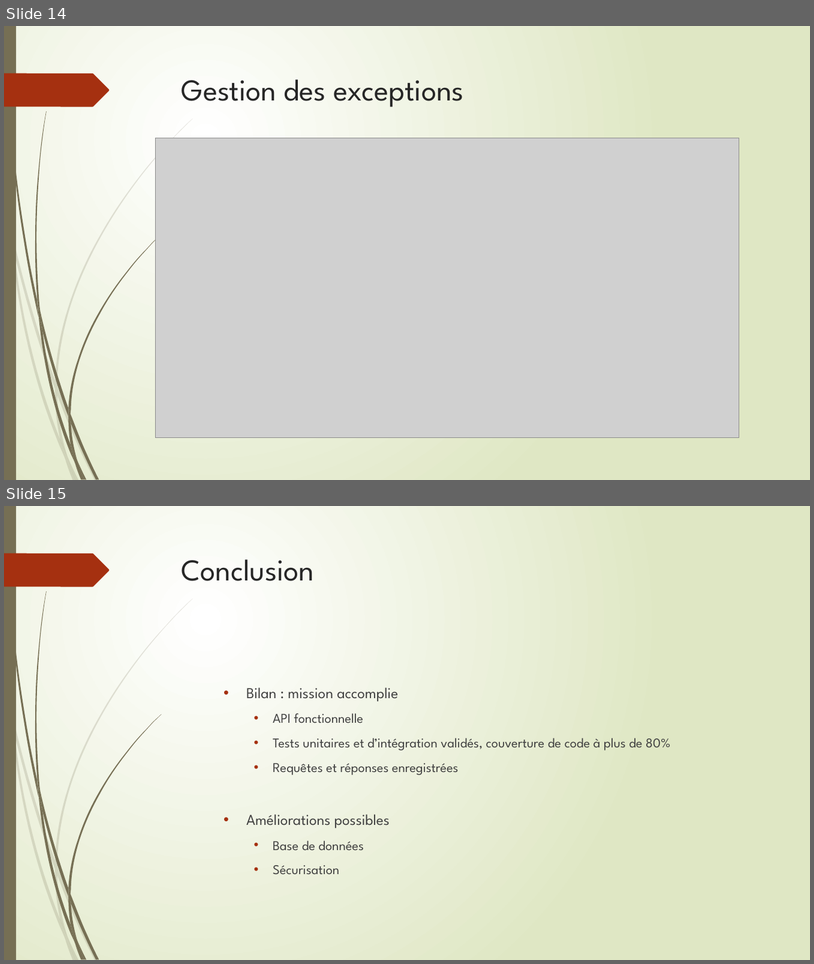
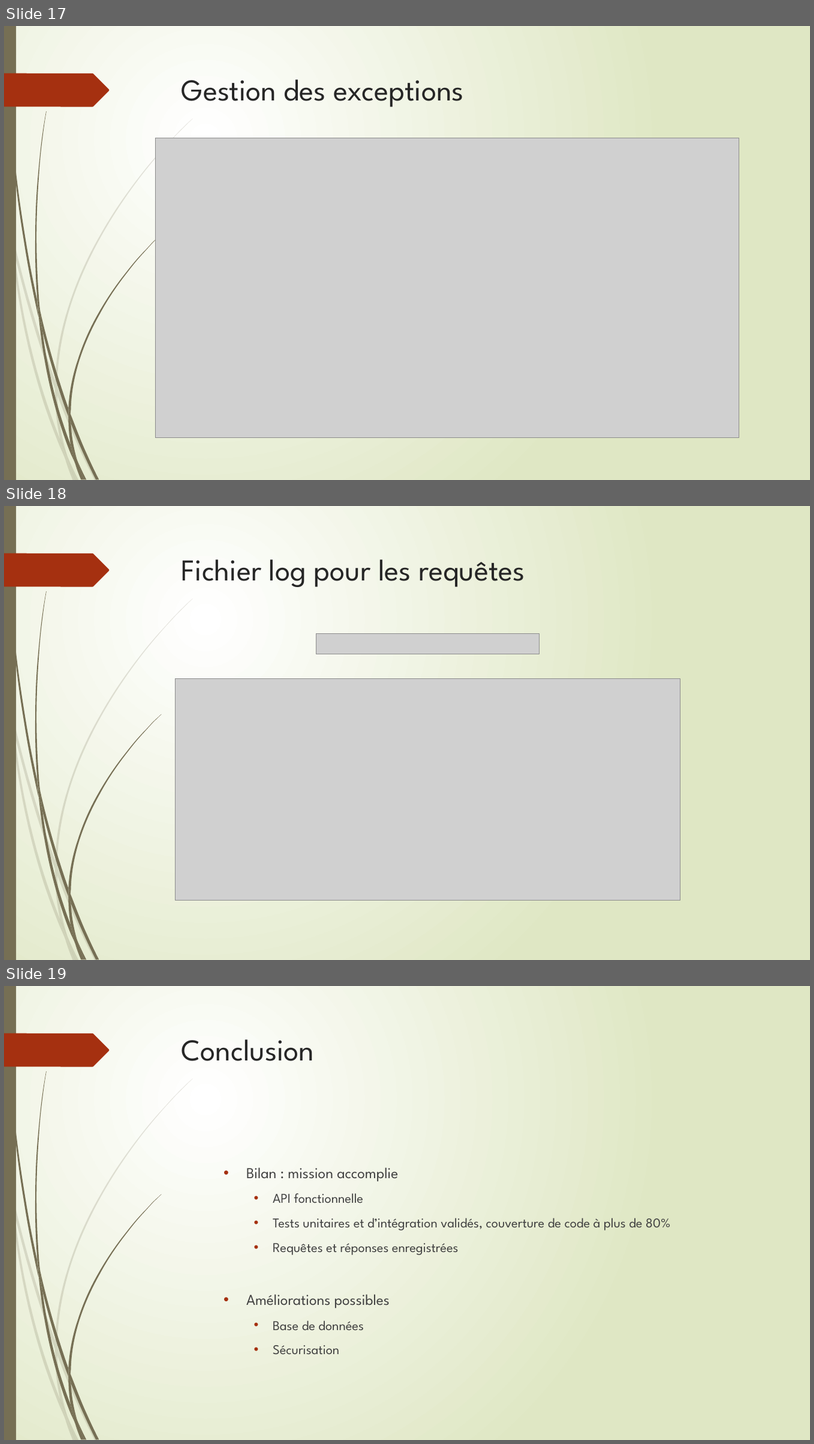
Before and after one commit to GuillBuj/SafetyNetAlerts, a slide deck: captures doc/Presentation.pptx. Shown one above the other, each under a label of ours: slides 14 and 15 before the commit, slides 17, 18 and 19 after it. The pictures are 814x964 and 814x1444 pixels, drawn with LibreOffice and Linux fonts; fonts in the diff are those of the drawing; grey boxes stand for pictures. Boxes give left, top, right and bottom in pixels: in the first picture for what was removed or moved away, otherwise in the second. Text is boxed around its words. In the diff, an @@ line names an element or a change of style, - is before the commit and + after.

```diff
--- a/captures doc/Presentation.pptx
+++ b/captures doc/Presentation.pptx
@@ slide 18 added at (4, 506, 810, 960), background gradient #FFFFFF to #DFE8C4; not listed: 24 template elements that a slide beside it also shows @@
@@ title added at (182, 559, 525, 587), 36 pt, text #262626 @@
+Fichier log pour les requêtes
@@ picture added at (317, 634, 540, 654) @@
@@ picture added at (176, 678, 681, 900) @@
@@ what was slide 14 is now slide 17 @@
@@ what was slide 15 is now slide 19 @@
```
Also in this commit, not shown: 3 other slides added, 2 other files.
